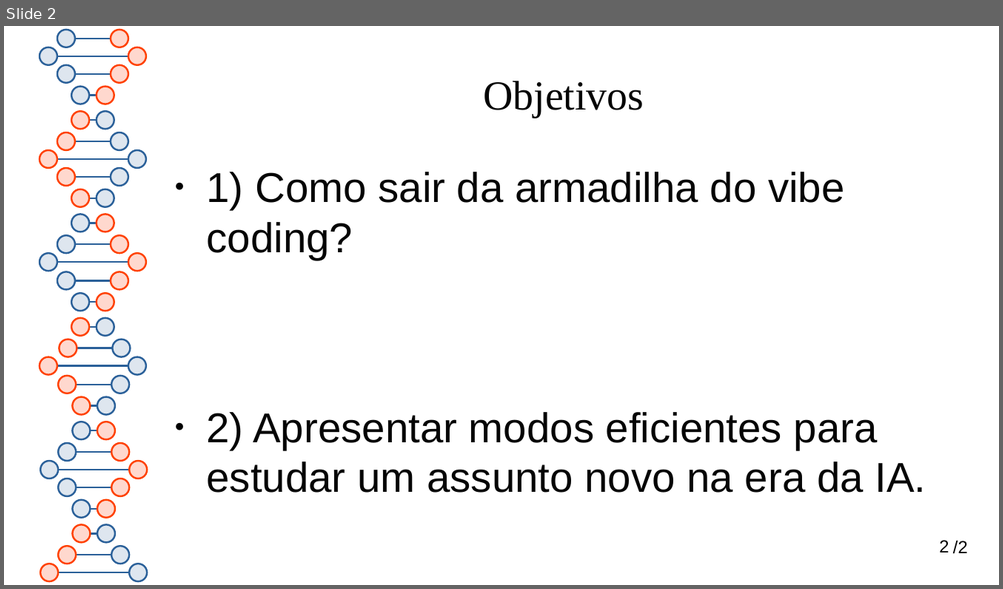
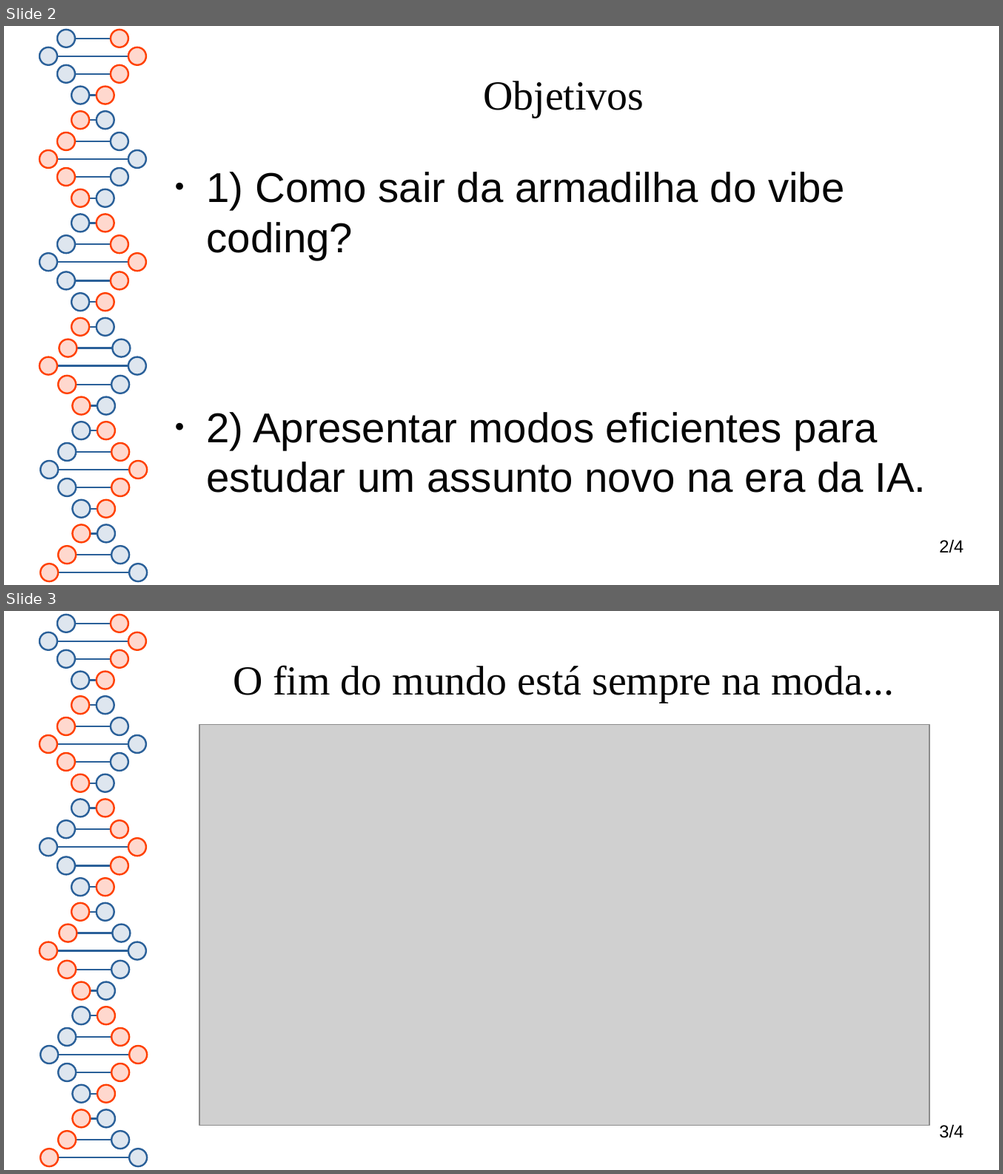
Before and after one commit to rjhalmeman/projeto-integrador-2026, a slide deck: 2-bimestre/2026-05-21/inicio.odp. Shown one above the other, each under a label of ours: slide 2 before the commit, slides 2 and 3 after it. The pictures are 1003x589 and 1003x1174 pixels, drawn with LibreOffice and Linux fonts; fonts in the diff are those of the drawing; grey boxes stand for pictures. Boxes give left, top, right and bottom in pixels: in the first picture for what was removed or moved away, otherwise in the second. Text is boxed around its words. In the diff, an @@ line names an element or a change of style, - is before the commit and + after.

```diff
--- a/2-bimestre/2026-05-21/inicio.odp
+++ b/2-bimestre/2026-05-21/inicio.odp
@@ slide 3 added at <box>4,611,999,1170</box>, background #FFFFFF; not listed: 81 template elements that a slide beside it also shows @@
@@ title added at <box>233,665,893,703</box>, 33 pt, text #050505 @@
+O fim do mundo está sempre na moda...
@@ picture added at <box>200,725,930,1126</box> @@
@@ page number added at <box>939,1125,948,1139</box>, 14 pt, text #000000 @@
+3
@@ text added at <box>949,1125,964,1139</box>, 14 pt, text #000000 @@
+/4
@@ slide 2 changed as well @@
@@ text at <box>949,540,964,554</box>: text changed @@
-/2
+/4
```
Also in this commit, not shown: 1 other slide changed, 1 other slide added, 1 other file.
